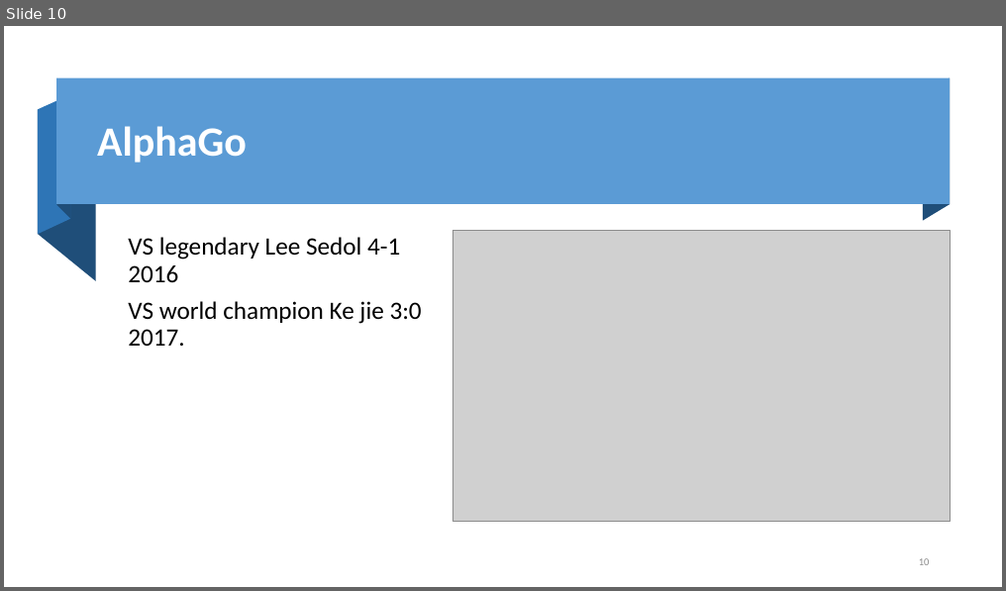
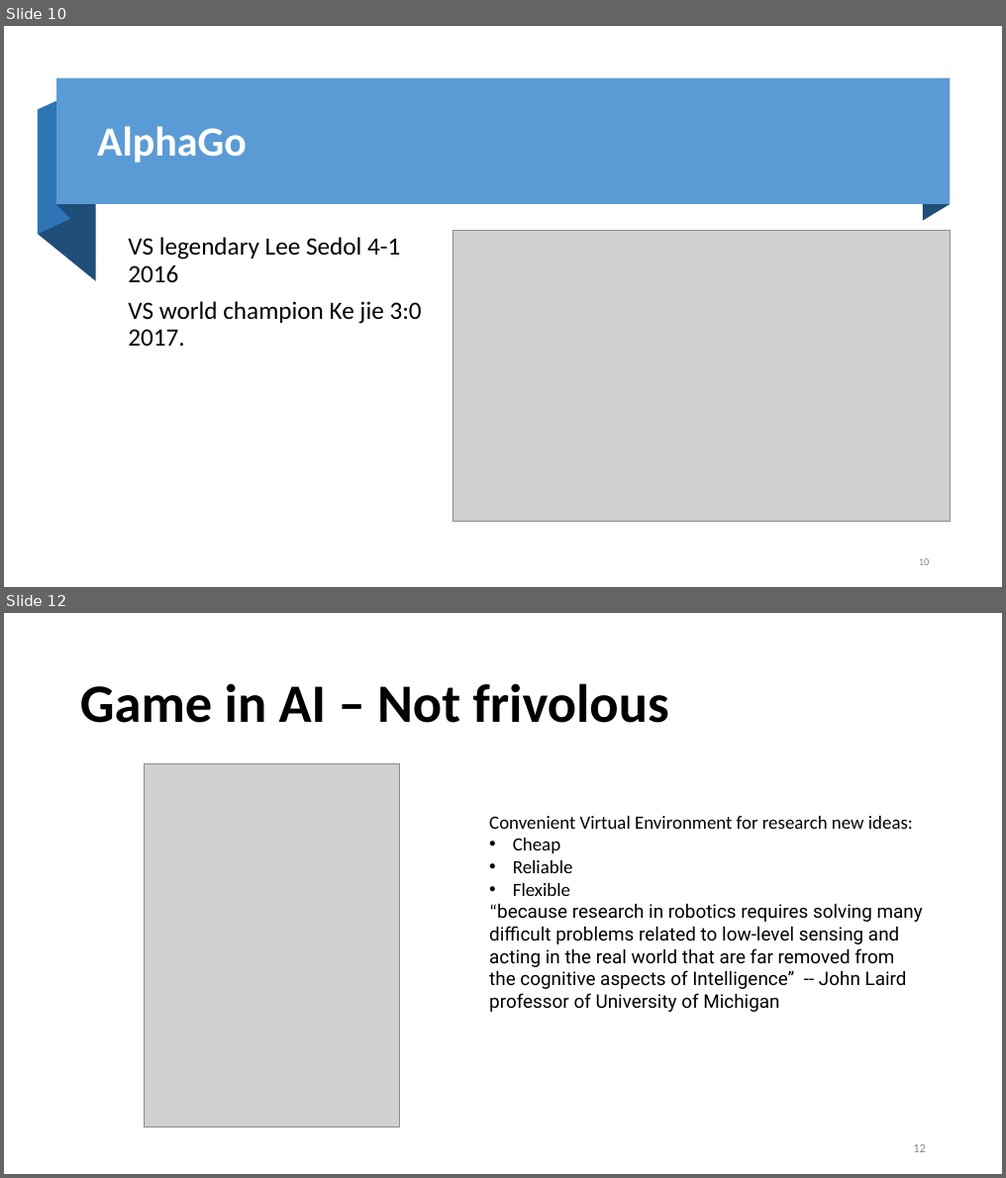
Before and after one commit to fanchuanster/uwinds, a slide deck: docs/8700AI/game in AI.pptx. Shown one above the other, each under a label of ours: slide 10 before the commit, slides 10 and 12 after it; the slides between them are not shown. The pictures are 1006x591 and 1006x1178 pixels, drawn with LibreOffice and Linux fonts; fonts in the diff are those of the drawing; grey boxes stand for pictures; background and template pictures are left out. Boxes give left, top, right and bottom in pixels: in the first picture for what was removed or moved away, otherwise in the second. Text is boxed around its words. In the diff, an @@ line names an element or a change of style, - is before the commit and + after.

```diff
--- a/docs/8700AI/game in AI.pptx
+++ b/docs/8700AI/game in AI.pptx
@@ slide 12 added at [4,613,1002,1174], background #FFFFFF @@
@@ title added at [80,683,669,723], 52 pt, text #000000, bold @@
+Game in AI – Not frivolous
@@ picture added at [145,763,399,1128] @@
@@ text added at [489,816,923,1012], 18 pt, text #000000 @@
+Convenient Virtual Environment for research new ideas:
+• Cheap
+• Reliable
+• Flexible
+“because research in robotics requires solving many difficult problems related to low-level sensing and acting in the real world that are far removed from the cognitive aspects of Intelligence” -- John Laird professor of University of Michigan
@@ page number added at [913,1145,926,1153], 12 pt, text #8C8C8C @@
+12
```
Also in this commit, not shown: 5 slides changed, 1 other slide added.
